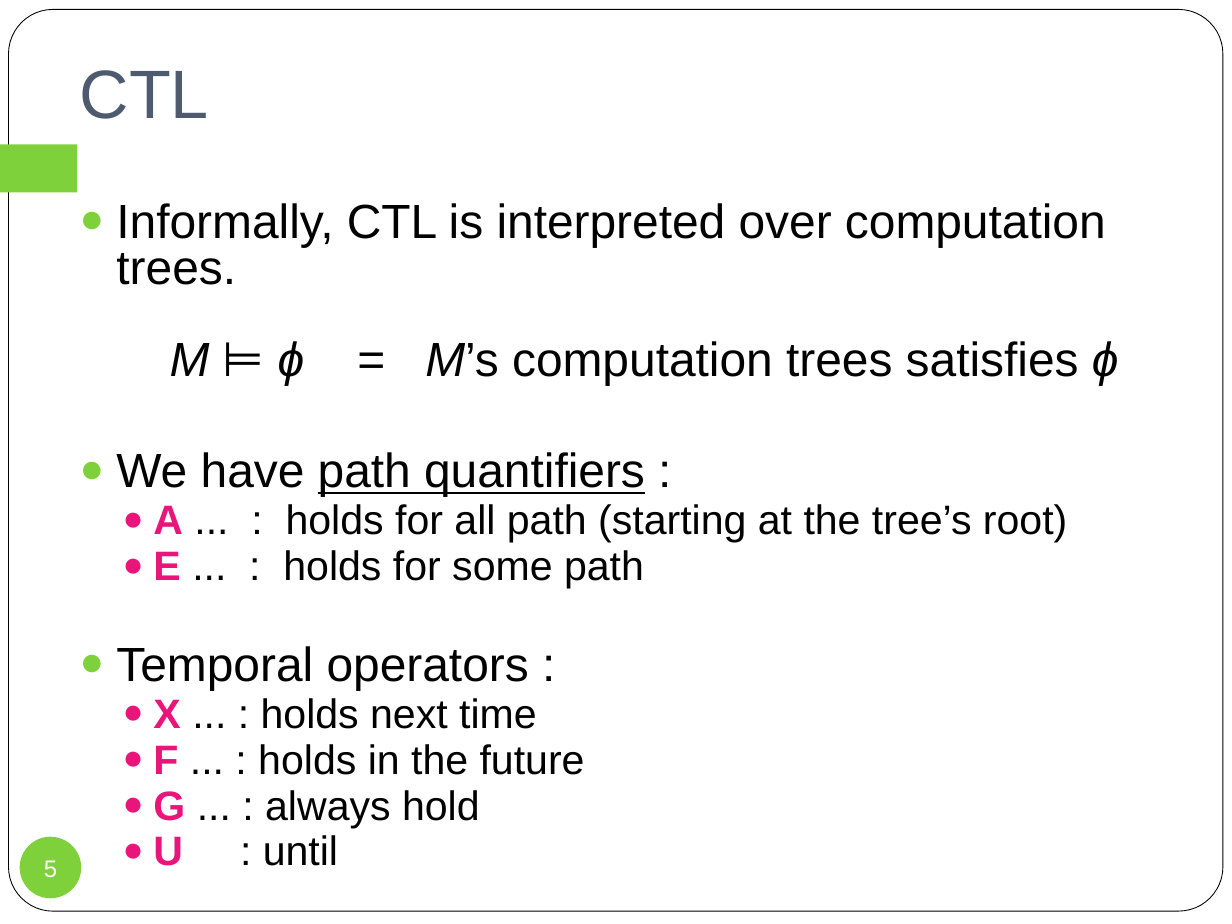
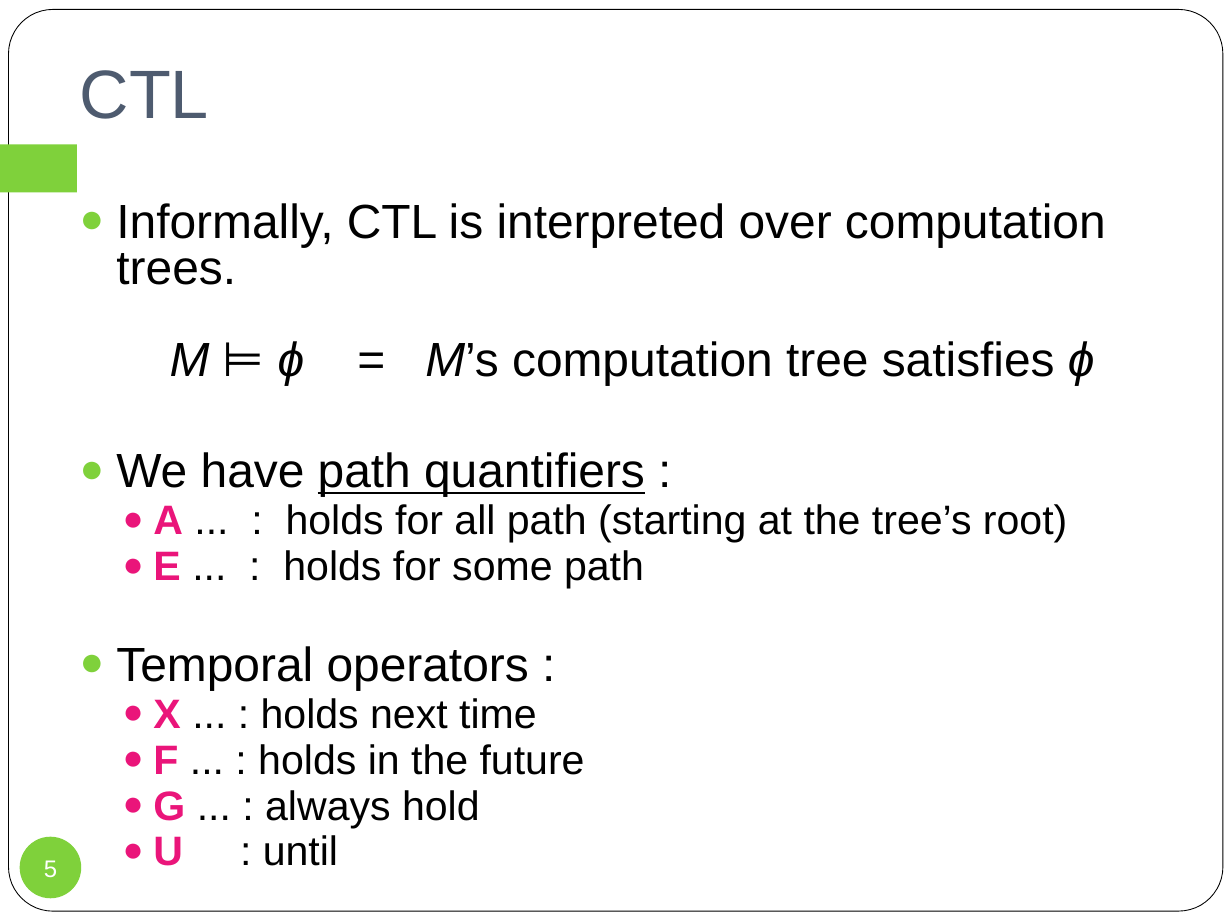
Before and after one commit to wooshrow/infopv, a slide deck: slide 5 of slides/PV_smc.pptx. Drawn at 1232x924 pixels with LibreOffice and Linux fonts; fonts in the diff are those of the drawing. Boxes give left, top, right and bottom in pixels: in the first picture for what was removed or moved away, otherwise in the second. Text is boxed around its words. In the diff, an @@ line names an element or a change of style, - is before the commit and + after.

```diff
--- a/slides/PV_smc.pptx
+++ b/slides/PV_smc.pptx
@@ text at bbox=[116, 203, 1106, 385]: text changed @@
-● Informally, CTL is interpreted over computation trees.
-  M ⊨ ϕ = M’s computation trees satisfies ϕ
+● Informally, CTL is interpreted over computation trees.
+  M ⊨ ϕ = M’s computation tree satisfies ϕ
```
Also in this commit, not shown: 5 other slides changed, 3 other files.
